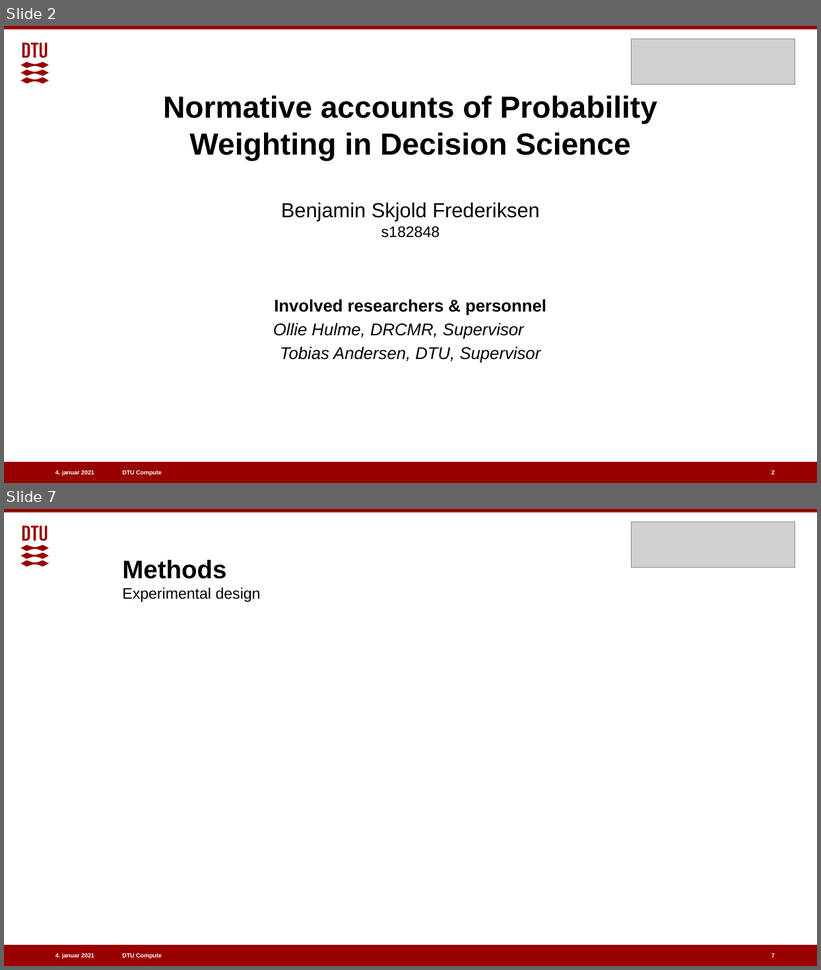
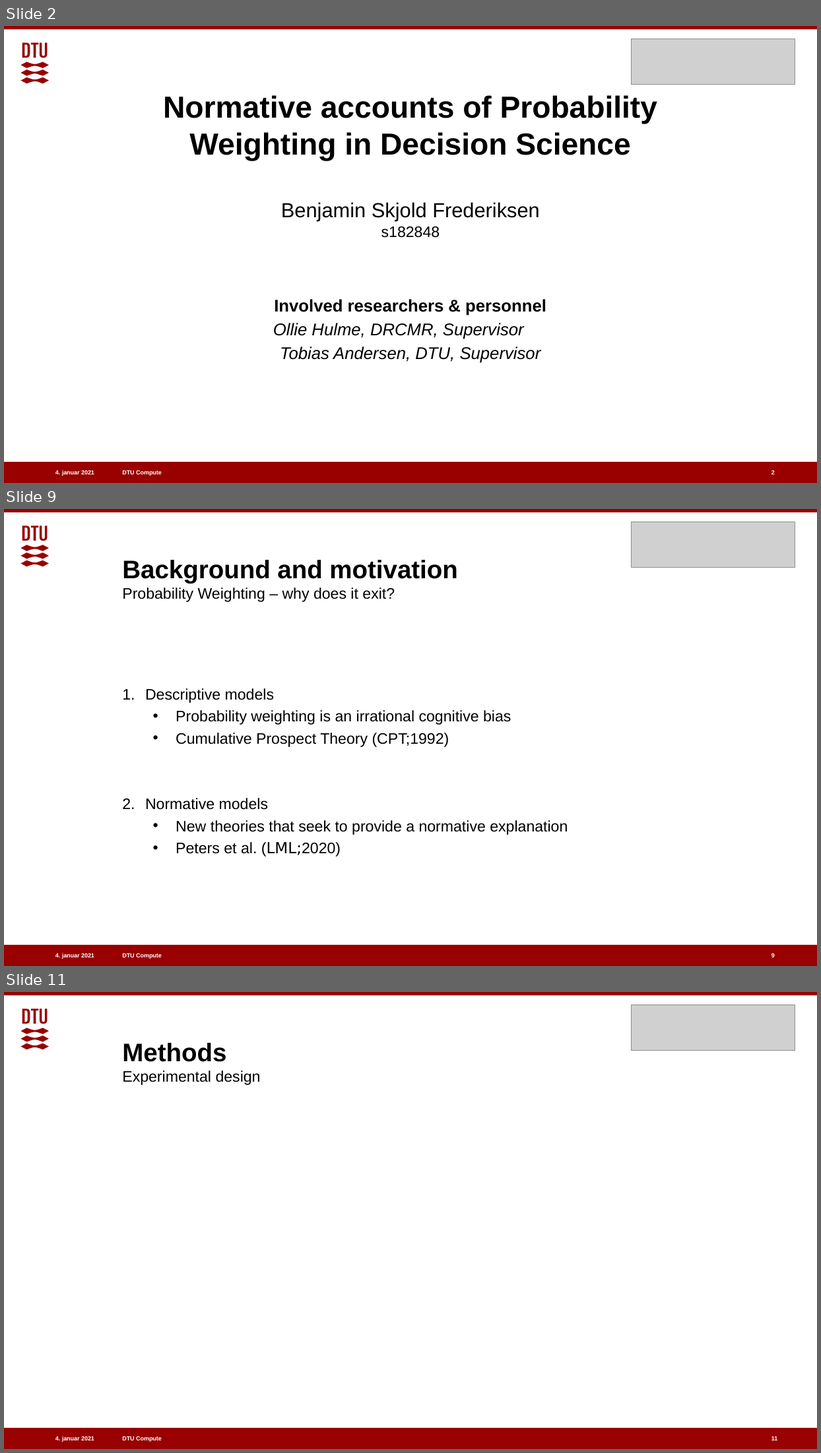
Before and after one commit to benj1003/Comparing-normative-and-descriptive-models-of-probability-weighting, a slide deck: Presentations/Oral defence 07-01-2021.pptx. Shown one above the other, each under a label of ours: slides 2 and 7 before the commit, slides 2, 9 and 11 after it; the slides between them are not shown. The pictures are 821x970 and 821x1453 pixels, drawn with LibreOffice and Linux fonts; fonts in the diff are those of the drawing; grey boxes stand for pictures. Boxes give left, top, right and bottom in pixels: in the first picture for what was removed or moved away, otherwise in the second. Text is boxed around its words. In the diff, an @@ line names an element or a change of style, - is before the commit and + after.

```diff
--- a/Presentations/Oral defence 07-01-2021.pptx
+++ b/Presentations/Oral defence 07-01-2021.pptx
@@ slide 9 added at [4, 509, 817, 966], background #FFFFFF; not listed: 5 template elements that a slide beside it also shows @@
@@ picture added at [632, 522, 795, 568] @@
@@ title added at [122, 560, 457, 602], 18 pt, text #000000 @@
+Background and motivation
+Probability Weighting – why does it exit?
@@ text added at [145, 689, 568, 857], 18 pt, text #000000 @@
+1. Descriptive models
+  • Probability weighting is an irrational cognitive bias
+  • Cumulative Prospect Theory (CPT;1992)
+2. Normative models
+  • New theories that seek to provide a normative explanation
+  • Peters et al. (LML;2020)
@@ page number added at [772, 953, 775, 959], 7 pt, text #FFFFFF, bold @@
+9
@@ what was slide 7 is now slide 11 @@
@@ page number at [772, 1437, 778, 1441]: text changed @@
-7
+11
```
Also in this commit, not shown: 4 slides changed, 3 other slides added.
